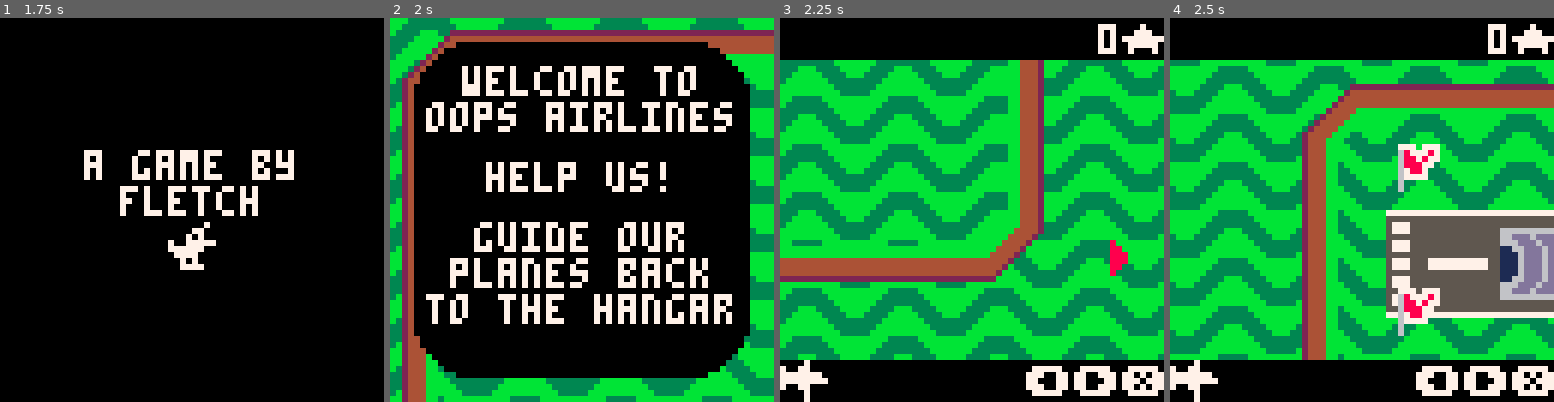
Above: before the commit, frames 1-4 (left to right).
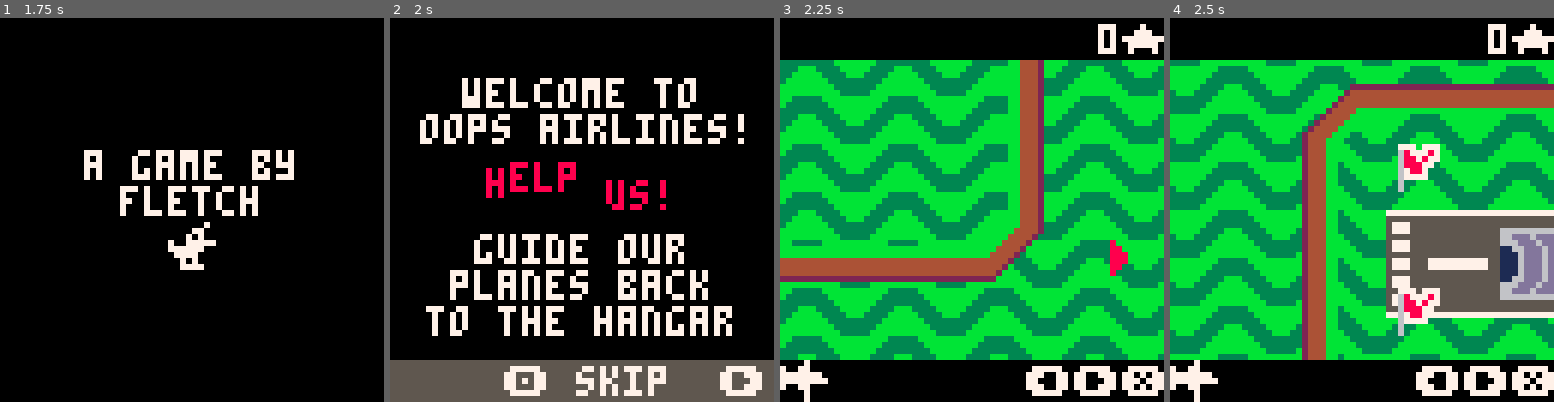
Above: after the commit, the same moments.

Repository: fletchmakes/oops-airlines
Game: PICO-8 cartridge oops-airlines.p8
Same seed, same stepped clock (60 frames per second), same inputs: the game is played once before the commit and once after it.
Inputs:
- Up to frame 1 (1.75 s): tap X (X key) at 0.33, 1.07 s; tap O (Z key) at 0.7, 1.7 s; hold Right from 1.6 s (still down)
- Up to frame 2 (2 s): keep holding Right; tap X (X key) at 1.85 s
- Up to frame 3 (2.25 s): release Right at 2.1 s; tap O (Z key) at 2.1 s; hold Up from 2.15 s (still down)
- Up to frame 4 (2.5 s): release Up at 2.42 s; hold Right from 2.47 s (still down)

Frame 1 is identical in both runs. In frame 2, 43% of the frame differs, in the area x 0-100%, y 0-100%; in frame 3, nothing differs; in frame 4, nothing differs.

Commit message:
tutorial

Diff:
--- a/oops-airlines.p8
+++ b/oops-airlines.p8
@@ -139,9 +139,9 @@
 	end
 
 	if mode == "TUTORIAL" then
-		if btnp(0) and tutorial_page > 0 then tutorial_page -= 1 end
-		if btnp(1) and tutorial_page < 4 then tutorial_page += 1 end
-		if btnp(4) then mode = "FLIGHT" end
+		if btnp(k_left) and tutorial_page > 0 then tutorial_page -= 1 end
+		if btnp(k_right) and tutorial_page < 4 then tutorial_page += 1 end
+		if btnp(k_primary) then mode = "FLIGHT" end
 		tutorial_offset = lerp(tutorial_offset, -tutorial_page*64, 0.3)
 
 	-- flight mode - just watch the planes fly - zoom out to pan, zoom back in to switch between planes
@@ -304,52 +304,59 @@
 	end
 
 	if mode == "TUTORIAL" then
-		-- page controls
-		if tutorial_page > 0 then end -- TODO: print left arrow symbol
-		if tutorial_page < 5 then end -- TODO: print right arrow symbol
-		-- TODO: print confirm action symbol
+		rectfill(0, 0, 63, 63, 0)
 
 		-- page 1 (0)
-		rounded_rect(4+tutorial_offset, 4, 59+tutorial_offset, 59, 10, 0)
-		print("welcome to", 12+tutorial_offset, 8, 7)
-		print("oops airlines", 6+tutorial_offset, 14, 7)
-		print("help us!", 16+tutorial_offset, 24, 7)
-		print("guide our", 14+tutorial_offset, 34, 7)
-		print("planes back", 10+tutorial_offset, 40, 7)
-		print("to the hangar", 6+tutorial_offset, 46, 7)
+		print("welcome to", 12+tutorial_offset, 10, 7)
+		print("oops airlines!", 5+tutorial_offset, 16, 7)
+		local help_text = "help us!"
+		for i=1,#help_text do
+			print(help_text[i], 16+tutorial_offset+(i-1)*4, 26+sin(-t()*1.5+i/#help_text)*2, 8)
+		end
+		print("guide our", 14+tutorial_offset, 36, 7)
+		print("planes back", 10+tutorial_offset, 42, 7)
+		print("to the hangar", 6+tutorial_offset, 48, 7)
 
 		-- page 2 (64)
-		rounded_rect(68+tutorial_offset, 4, 123+tutorial_offset, 59, 10, 0)
 		print("draw a path", 74+tutorial_offset, 14, 7)
 		print("for each", 80+tutorial_offset, 20, 7)
 		print("plane to fly", 72+tutorial_offset, 26, 7)
-		print("use "..chr(139)..chr(145)..chr(148)..chr(131), 72+tutorial_offset, 36, 7)
+		print("use", 72+tutorial_offset, 36, 7)
+		print(chr(139)..chr(145)..chr(148)..chr(131), 88+tutorial_offset, 36, 9)
 		print("to get around", 70+tutorial_offset, 42, 7)
 
 		-- page 3 (128)
-		rounded_rect(132+tutorial_offset, 4, 187+tutorial_offset, 59, 10, 0)
 		print("drop a node", 138+tutorial_offset, 12, 7)
-		print("with "..chr(142), 144+tutorial_offset, 18, 7)
+		print("with ", 144+tutorial_offset, 18, 7)
+		print(chr(142), 164+tutorial_offset, 18, 9)
 		print("finish a path", 134+tutorial_offset, 28, 7)
 		print("by dropping", 138+tutorial_offset, 34, 7)
 		print("a node on", 142+tutorial_offset, 40, 7)
 		print("the runway!", 138+tutorial_offset, 46, 7)
 
 		-- page 4 (192)
-		rounded_rect(196+tutorial_offset, 4, 251+tutorial_offset, 59, 10, 0)
-		print("red planes", 204+tutorial_offset, 20, 7)
-		print("fly slowest", 202+tutorial_offset, 26, 7)
-		print("next is blue", 200+tutorial_offset, 32, 7)
-		print("then yellow", 202+tutorial_offset, 38, 7)
+		print("red planes", 204+tutorial_offset, 16, 8)
+		print("fly slowest", 202+tutorial_offset, 22, 7)
+		print("next is ", 200+tutorial_offset, 32, 7)
+		print("blue", 232+tutorial_offset, 32, 12)
+		print("then ", 202+tutorial_offset, 42, 7)
+		print("yellow", 222+tutorial_offset, 42, 10)
 
 		-- page 5 (256)
-		rounded_rect(260+tutorial_offset, 4, 315+tutorial_offset, 59, 10, 0)
 		print("score points", 264+tutorial_offset, 12, 7)
 		print("each time a", 266+tutorial_offset, 18, 7)
 		print("plane lands", 266+tutorial_offset, 24, 7)
 		print("the game ends", 262+tutorial_offset, 34, 7)
 		print("when planes", 266+tutorial_offset, 40, 7)
 		print("collide!", 272+tutorial_offset, 46, 7)
+
+		-- page controls
+		rectfill(0, 57, 63, 63, 5)
+		if tutorial_page > 0 then print(chr(139), 2, 58, 7) end -- left arrow symbol
+		if tutorial_page < 4 then print(chr(145), 55, 58, 7) end -- right arrow symbol
+		local tutorial_continue = " skip"
+		if tutorial_page == 4 then tutorial_continue = " done" end
+		print(chr(142)..tutorial_continue, 19, 58, 7) -- confirm action symbol
 	end
 end
 
@@ -800,14 +807,13 @@
 local bgplanes = {{x=-16,smoke={}}, {x=-48,smoke={}}, {x=-80,smoke={}}, {x=-112,smoke={}}}
 
 function gameover_update()
-	if btnp(0) and page > 0 then page -= 1 end
-	if btnp(1) and page < 3 then page += 1 end
-
-	if btnp(4) then
+	if btnp(k_left) and page > 0 then page -= 1 end
+	if btnp(k_right) and page < 3 then page += 1 end
+
+	if btnp(k_primary) then
 		reset_game()
 		bgplanes = {{x=-16,smoke={}}, {x=-48,smoke={}}, {x=-80,smoke={}}, {x=-112,smoke={}}}
 	end
-	if btnp(5) then end -- TODO: switch to main menu
 
 	-- update plane positions in background
 	for i=1,#bgplanes do
@@ -884,12 +890,9 @@
 	print(chr(142), 0, 58, 7)
 	spr(13, 7, 56)
 
-	-- menu
-	print(chr(138)..chr(151), 49, 58, 7)
-
 	-- pagination buttons
-	if page > 0 then print(chr(139), 0, 40) end -- left
-	if page < 3 then print(chr(145), 57, 40) end -- right
+	if page > 0 then print(chr(139), 0, 40+sin(t()/4)*3) end -- left
+	if page < 3 then print(chr(145), 57, 40+sin(t()/4)*3) end -- right
 end
 
 -->8
